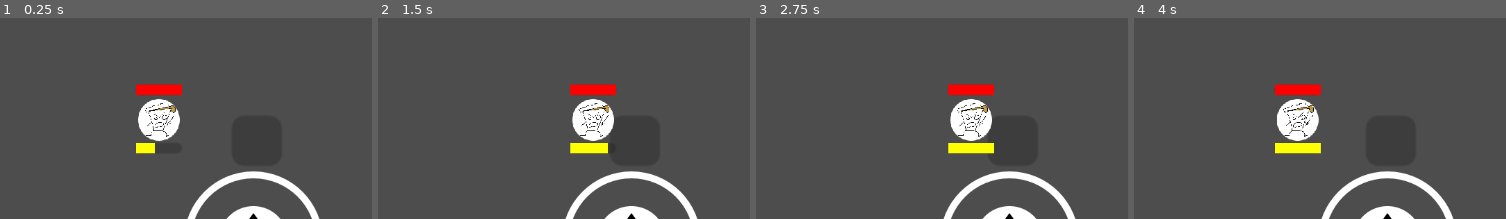
Above: before the commit, frames 1-4 (left to right).
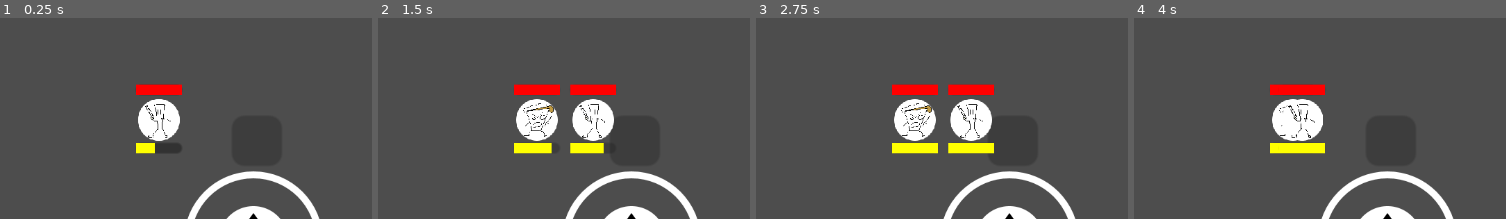
Above: after the commit, the same moments.

Repository: Treidexy/italianfighter
Game: Godot game, scene res://scenes/main.tscn
Two runs of this game, one before a commit and one after it. Both use one fixed random seed, a clock stepped at 60 frames per second and the inputs below.
Inputs (mouse positions are % of the whole screen's width and height, from its top left):
- Up to frame 1 (0.25 s): no input
- Up to frame 2 (1.5 s): tap Enter at 0.5 s; move the mouse to (74, 44) at 0.52 s; hold D (right) 0.53-1.25 s; click (74, 44) at 0.67 s; drag from (28, 55) to (45, 72) at 1.27 s
- Up to frame 3 (2.75 s): tap Space at 2 s; move the mouse to (61, 25) at 2.02 s; hold D (right) from 2.03 s (still down)
- Up to frame 4 (4 s): release D (right) at 2.75 s; tap Enter at 2.75 s; drag from (45, 72) to (18, 33) at 2.77 s; tap Space at 3.5 s; move the mouse to (82, 67) at 3.52 s; hold Left (left) from 3.53 s (still down)
The pictures show only the part of the screen within x 29-79%, y 24-74%; the shares and areas given below are measured in that part.

The runs differ from the first frame. In frame 1, 0.5% of the frame differs, in the area x 37-49%, y 40-62%; in frame 2, 3.6%; in frame 3, 3.6%, in the area x 36-63%, y 32-68%; in frame 4, 1.4%.

Commit message:
actly yes actions is wtg

Diff:
--- a/scenes/main.tscn
+++ b/scenes/main.tscn
@@ -1,5 +1,6 @@
-[gd_scene load_steps=8 format=3 uid="uid://can3foucqf1xq"]
+[gd_scene load_steps=9 format=3 uid="uid://can3foucqf1xq"]
 
+[ext_resource type="PackedScene" uid="uid://gkkaaufyce68" path="res://scenes/troops/tung/tung_troop.tscn" id="1_o5qli"]
 [ext_resource type="Texture2D" uid="uid://dt13r06u87fib" path="res://addons/virtual_joystick/textures/joystick_tip_arrows.png" id="2_tbgi4"]
 [ext_resource type="Script" uid="uid://bmr36mnhgd4ds" path="res://scripts/player.gd" id="3_jyhfs"]
 [ext_resource type="PackedScene" uid="uid://dmr0fcamx7t56" path="res://addons/virtual_joystick/virtual_joystick_scene.tscn" id="4_jyhfs"]
@@ -60,10 +61,12 @@
 
 [node name="Player" type="Node" parent="." node_paths=PackedStringArray("TROOP")]
 script = ExtResource("3_jyhfs")
-TROOP = NodePath("CapuTroop")
+TROOP = NodePath("TungTroop")
 metadata/_custom_type_script = "uid://bmr36mnhgd4ds"
 
 [node name="CapuTroop" parent="Player" instance=ExtResource("4_tefeu")]
+
+[node name="TungTroop" parent="Player" instance=ExtResource("1_o5qli")]
 
 [node name="DummyTroop" parent="." instance=ExtResource("5_tbgi4")]
 position = Vector2(-123, 36)
--- a/scripts/action.gd
+++ b/scripts/action.gd
@@ -1 +1,22 @@
 class_name Action
+extends Node
+
+var VICTIM: Troop;
+var life: float;
+var does_snare: bool = true;
+var does_silence: bool = true;
+
+func begin():
+	if VICTIM.current_action != null:
+		VICTIM.current_action.end();
+	VICTIM.current_action = self;
+func end():
+	VICTIM.current_action = null;
+	queue_free();
+func _physics_process(delta: float) -> void:
+	life -= delta;
+	if life < 0:
+		end();
+
+func _ready() -> void:
+	begin();
--- a/scripts/kb_action.gd
+++ b/scripts/kb_action.gd
@@ -1 +1,13 @@
+class_name KbAction
 extends Action
+
+var force: Vector2;
+
+func begin():
+	super();
+	life = 0.25;
+
+func _physics_process(delta: float) -> void:
+	super(delta);
+	VICTIM.velocity = force;
+	VICTIM.move_and_slide();
--- a/scripts/kb_curse.gd
+++ /dev/null
@@ -1,17 +0,0 @@
-class_name KbCurse
-extends Curse
-
-var force: Vector2;
-
-func begin():
-	super();
-	VICTIM.in_snare = true;
-
-func _physics_process(delta: float) -> void:
-	super(delta);
-	VICTIM.velocity = force;
-	VICTIM.move_and_slide();
-
-func end():
-	super();
-	VICTIM.in_snare = false;
--- a/scripts/projectile.gd
+++ b/scripts/projectile.gd
@@ -18,11 +18,9 @@
 		var d = troop.position - position;
 		# bc nga godot has no fking .set-length()
 		d = d.normalized() * (1 / sqrt(d.length()) * kb);
-		var curse = KbCurse.new();
+		var curse = KbAction.new();
+		curse.VICTIM = troop;
 		curse.force = d;
-		curse.FATHER = FATHER;
-		curse.VICTIM = troop;
-		curse.life = 0.5;
 		get_tree().root.add_child(curse);
 	troop.exflict(self);
 func die():
--- a/scripts/troops/troop.gd
+++ b/scripts/troops/troop.gd
@@ -9,8 +9,8 @@
 var hp: float;
 var in_super: bool = false;
 var in_hyper: bool = false;
-var in_snare: bool = false;
-var in_silence: bool = false;
+#var in_snare: bool = false;
+#var in_silence: bool = false;
 var current_action: Action = null;
 
 var _main_cooldown: float;
@@ -56,13 +56,20 @@
 ###
 
 func can_move() -> bool:
-	return current_action == null and not in_snare;
+	return not in_snare();
 func can_main() -> bool:
-	return current_action == null and not in_silence and _main_ammo > 0 and _main_cooldown <= 0;
+	return not in_silence() and _main_ammo > 0 and _main_cooldown <= 0;
 func can_super() -> bool:
-	return current_action == null and not in_silence and not in_super and _super_charge >= stat.MAX_SUPER_CHARGE;
+	return not in_silence() and not in_super and _super_charge >= stat.MAX_SUPER_CHARGE;
 func can_hyper() -> bool:
-	return current_action == null and not in_silence and not in_hyper and _hyper_charge >= stat.MAX_HYPER_CHARGE;
+	return not in_silence() and not in_hyper and _hyper_charge >= stat.MAX_HYPER_CHARGE;
+
+func in_snare() -> bool:
+	return current_action != null and current_action.does_snare;
+func in_silence() -> bool:
+	return current_action != null and current_action.does_silence;
+
+###
 
 func _ready() -> void:
 	stat = NORMAL_STAT;
--- a/stats/troops/tung/tung_hyper.tres
+++ b/stats/troops/tung/tung_hyper.tres
@@ -4,7 +4,7 @@
 
 [resource]
 script = ExtResource("1_a28y0")
-KB = 200.0
+KB = 700.0
 THROW_SPEED = 180.0
 MAIN_DAMAGE = 1500.0
 SUPER_DAMAGE = 1000.0
Not shown, changed: scripts/action.gd.uid
Not shown, changed: scripts/kb_action.gd.uid
Not shown, removed: scripts/kb_curse.gd.uid
